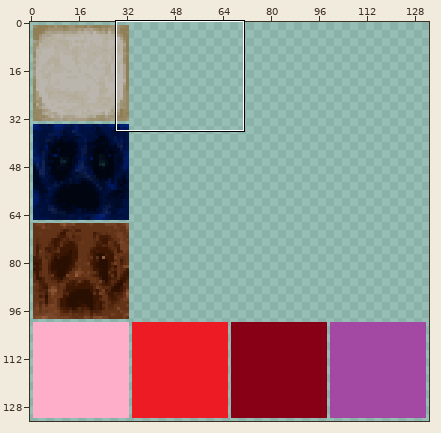
File history of a sprite sheet, assets/tilemap/tileset_duat.png. The picture above shows the old version from afar; the outline marks the close-up.
Close-up. The starting point:
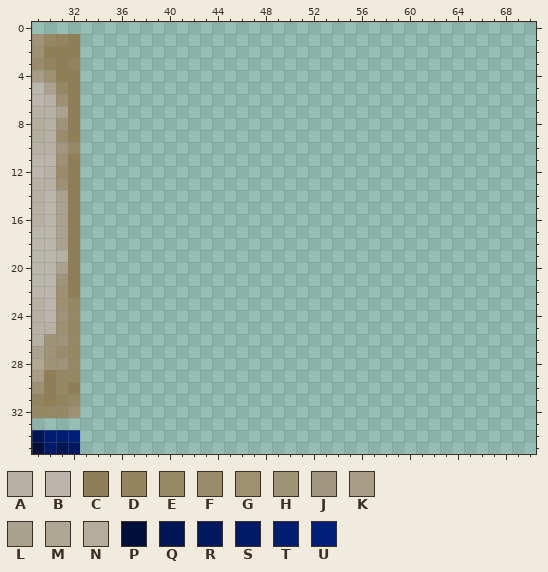
The file is 133x133 pixels. Colours within 5 levels of each other are drawn and written as one. Shown: x 29..70, y 0..35.
Palette (. is transparent): A #b7b1a3  B #bab6ad  C #8f7e56  D #94845e  E #978864  F #9a8c6a  G #9e9172  H #a09478  J #a2977e  K #a89d84  L #aaa28e  M #afa794  N #b4ad9b  P #000f3a  Q #001553  R #00185d  S #001a67  T #001d71  U #001f78
Pixels before, first column x 29:
 1 HEDC
 2 GCCC
 3 FDCD
 4 KGCC
 5 BLEC
 6 BAGC
 7 AALC
 8 NAHC
 9 NAFC
10 AAJE
11 BBGC
12 BAFC
13 AAGC
14 ABLC
15 ABLC
16 ABLC
17 BBLC
18 BBLC
19 BBAC
20 BBLC
21 BBHC
22 BBGC
23 ABGE
24 ABHE
25 AAGE
26 AHHE
27 LHFE
28 MHHE
29 KCEE
30 GCEC
31 DCDE
32 EEEG
33 ....
34 QTTU
35 PSQR
Now the later version:
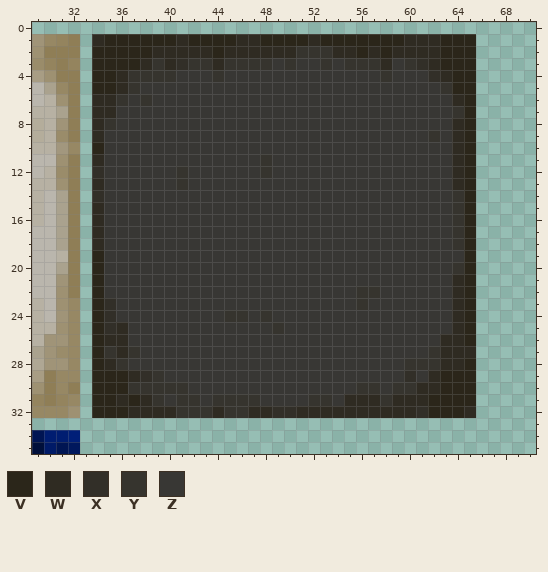
Colours new in this view: V #2b261a  W #2f2b22  X #322f28  Y #36342e  Z #383734
The edit:
y 1: x 34..65 ................................ -> WVVVVVVWVVVVWWVVVVWVVVVVVVWWWVVV
y 2: x 34..65 ................................ -> VVVVVWWWWWVWWWWWWYYYWWVWVWWWWVVV
y 3: x 34..65 ................................ -> VVVVWYWXYYWYYYYZYZZYZYYYWZYXWVVV
y 4: x 34..65 ................................ -> VVWYYYYZZZYZZZZZZZZZZZZZYZZZXWVV
y 5: x 34..65 ................................ -> VVWYZZZZZZZZZZZZZZZZZZZZZZZZZYVV
y 6: x 34..65 ................................ -> WWYZYZZZZZZZZZZZZZZZZZZZZZZZZZWV
y 7: x 34..65 ................................ -> WWZZZZZZZZZZZZZZZZZZZZZZZZZZZZYV
y 8: x 34..65 ................................ -> WYZZZZZZZZZZZZZZZZZZZZZZZZZZZZWV
y 9: x 34..65 ................................ -> WZZZZZZZZZZZZZZZZZZZZZZZZZZZYZWV
y 10: x 34..65 ................................ -> VZZZZZZZZZZZZZZZZZZZZZZZZZZZZZWV
y 11: x 34..65 ................................ -> WZZZZZZZZZZZZZYZZZZZZZZZZZZZZZWV
y 12: x 34..65 ................................ -> XZZZZZZYZZZZZZYZZZZZZZZZZZZZZZWV
y 13: x 34..65 ................................ -> WZZZZZZYZZZZZZZZZZZZZZZZZZZZZZWV
y 14: x 34..65 ................................ -> XZZZZZZZZZZZZZZZZZZZZZZZZZZZZZYV
y 15..18: x 34..65 ................................ -> WZZZZZZZZZZZZZZZZZZZZZZZZZZZZZYV
y 19: x 34..65 ................................ -> VZZZZZZZZZZZZZZZZZZZZZZZZZZZZZZV
y 20: x 34..65 ................................ -> VZZZZZZZZZZZZZZZZZZZZZZZZZZZZZYV
y 21: x 34..65 ................................ -> VZZZZZZZZZZZZZZZZZZZZZZZZZZZZZWV
y 22: x 34..65 ................................ -> VZZZZZZZZZZZZZZZZZZZZZYYZZZZZZWV
y 23: x 34..65 ................................ -> VXZZZZZZZZZZZZZZZZZZZZYZZZZZZZWV
y 24: x 34..65 ................................ -> VXZZZZZZZZZYYZYZZZZZZZZZZZZZZZWV
y 25: x 34..65 ................................ -> VXWZZZZZZZZZZZZYZZZZZZZZZZZZZZWV
y 26: x 34..65 ................................ -> VWWZZZZZZZZZZZZZZZZZZZZZZZZZZWWV
y 27: x 34..65 ................................ -> VYWYZZZZZZZZZZZZZZZZZZZZZZZZYWWW
y 28: x 34..65 ................................ -> VWYZZZZZZZZZZZZZZZZZZZZZZZYYYWWV
y 29: x 34..65 ................................ -> VVVWXYZZZZZZZZZZZZZZZZZZZZXZWVVV
y 30: x 34..65 ................................ -> VVVYYYYYZZZZZZZZZZZZZZYYZYYWWVVV
y 31: x 34..65 ................................ -> VVWVWYZYYZYYYYZZZZYYZWWWYWWWVVVV
y 32: x 34..65 ................................ -> VVVWWWWYYYWYYWWXXWWWWWWWWWWXVVVW
Pixel boxes of the changes (left, top, right, bottom) in both close-ups:
added: (92, 34, 476, 418)
